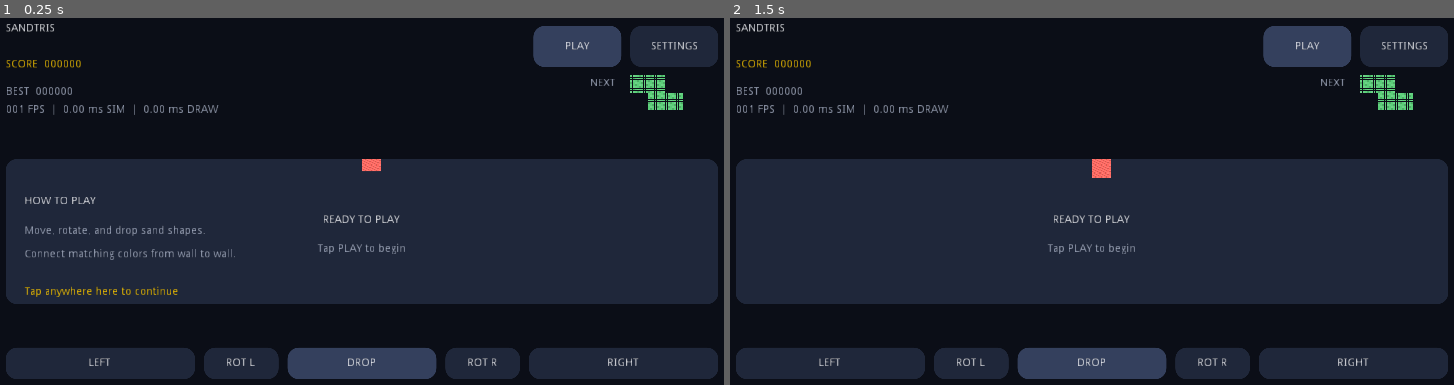
Above: before the commit, frames 1-2 (left to right).
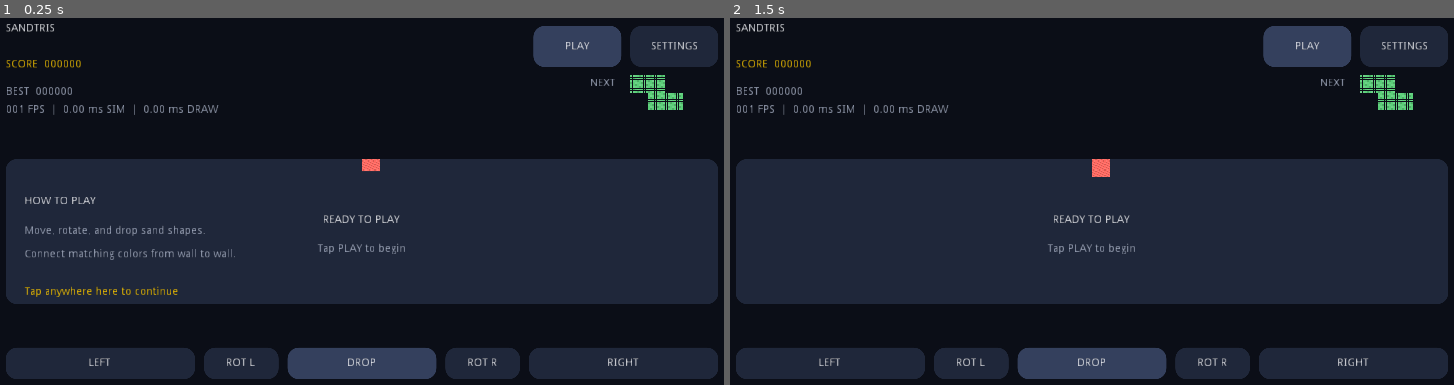
Above: after the commit, the same moments.

Repository: lyonbach/sandtris
Game: Godot game, scene res://scenes/Main.tscn
Two runs of this game, one before a commit and one after it. Both use one fixed random seed, a clock stepped at 60 frames per second and the inputs below.
Inputs (mouse positions are in pixels of both pictures, inside the frame that each line leads up to):
- Up to frame 1 (0.25 s): no input
- Up to frame 2 (1.5 s): tap Enter at 0.5 s; move the mouse to (1265, 208) at 0.52 s; click (1265, 208) at 0.67 s; tap Space at 1.25 s; move the mouse to (932, 256) at 1.27 s; click (932, 256) at 1.42 s

The runs differ from the first frame. In frame 1, less than 0.1% of the frame differs, in the area x 50-53%, y 38-42%; in frame 2, less than 0.1%, in the area x 50-53%, y 38-44%.

Commit message:
fix: match falling and settled sand rendering
Co-authored-by: Copilot <223556219+Copilot@users.noreply.github.com>

Diff:
--- a/scripts/main.gd
+++ b/scripts/main.gd
@@ -211,10 +211,9 @@
 	labels["ready_hint"].visible = not hint.empty()
 
 func _draw_sand_cell(origin: Vector2, cell_size: float, column: int, row: int, color_index: int) -> void:
-	var padding := max(2.0, cell_size * 0.07)
 	var rect := Rect2(
-		origin + Vector2(column * cell_size + padding, row * cell_size + padding),
-		Vector2(cell_size - padding * 2.0, cell_size - padding * 2.0)
+		origin + Vector2(column * cell_size, row * cell_size),
+		Vector2(cell_size, cell_size)
 	)
 	draw_rect(rect, _sand_color(color_index, column, row))
 
